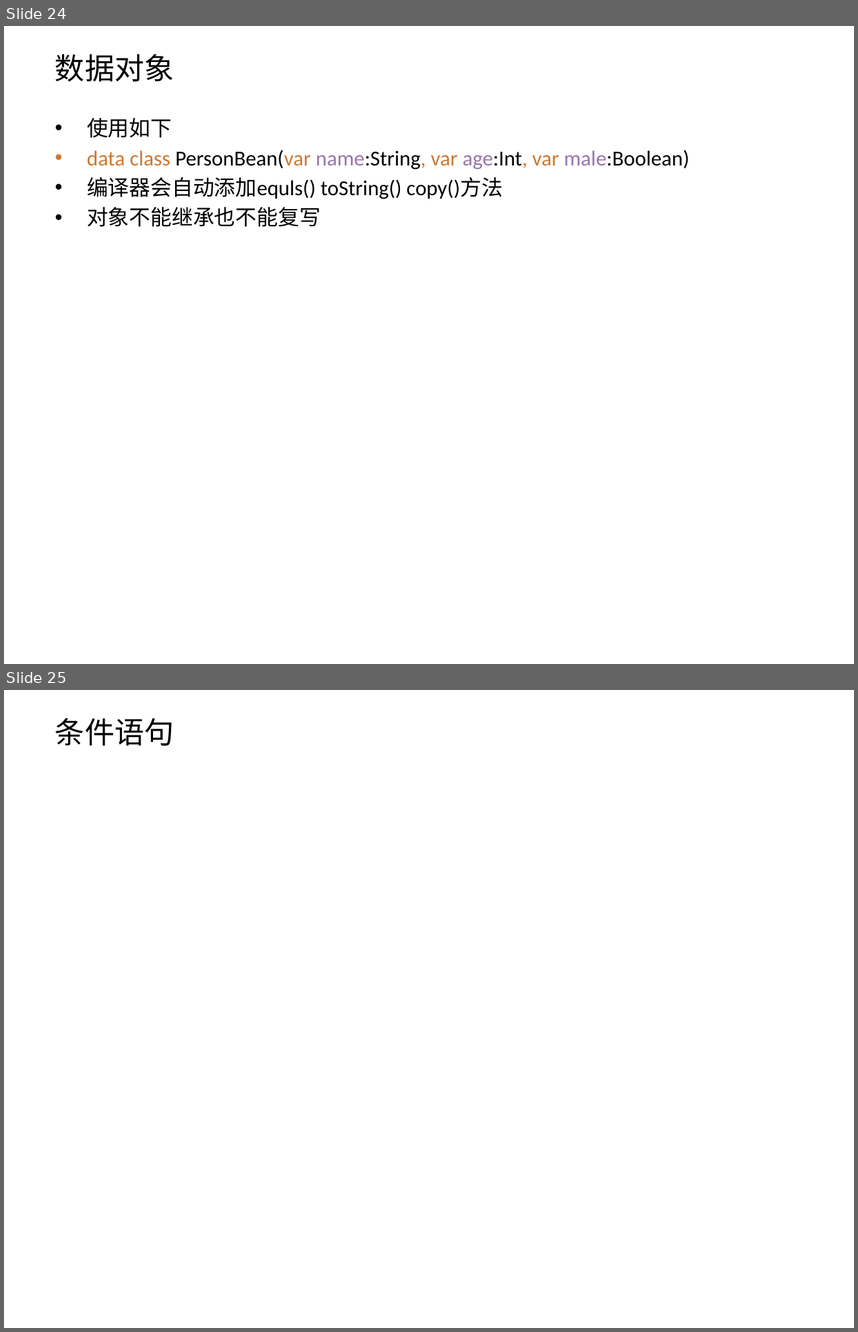
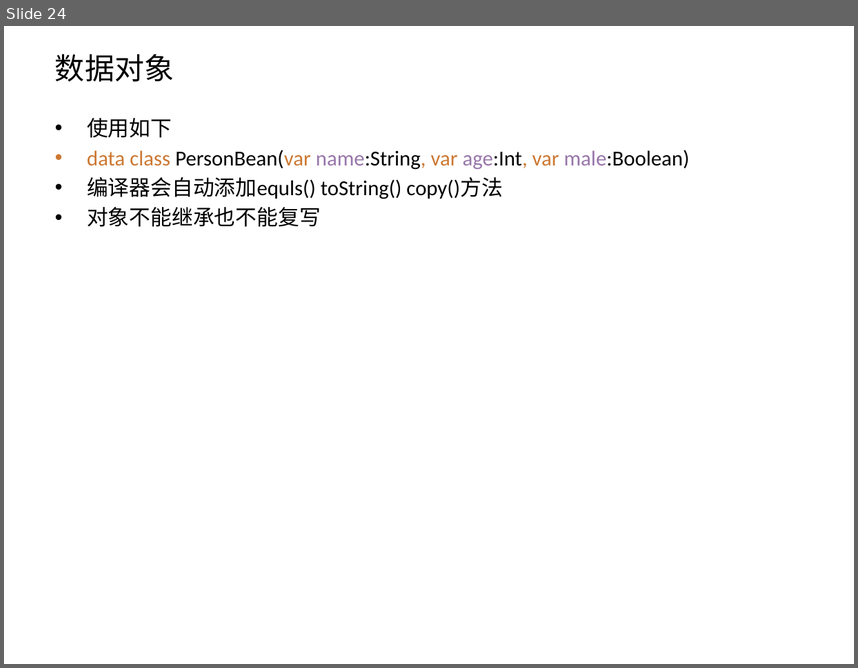
Before and after one commit to zxf2871/KotlinStudy, a slide deck: Kotlin初探.pptx. Shown one above the other, each under a label of ours: slides 24 and 25 before the commit, slide 24 after it. The pictures are 858x1332 and 858x668 pixels, drawn with LibreOffice and Linux fonts; fonts in the diff are those of the drawing. Boxes give left, top, right and bottom in pixels: in the first picture for what was removed or moved away, otherwise in the second. Text is boxed around its words. In the diff, an @@ line names an element or a change of style, - is before the commit and + after.

```diff
--- a/Kotlin初探.pptx
+++ b/Kotlin初探.pptx
@@ slide 25 removed at <box>4,690,854,1328</box>, background #FFFFFF @@
@@ title removed at <box>55,718,174,746</box> @@
-条件语句
```
Also in this commit, not shown: 1 slide added, 2 other files.
